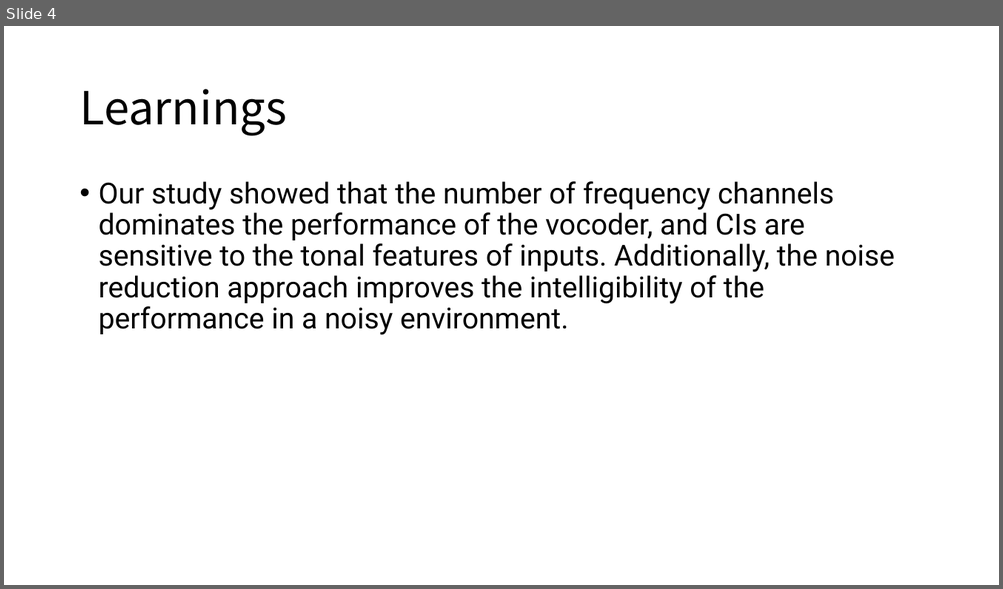
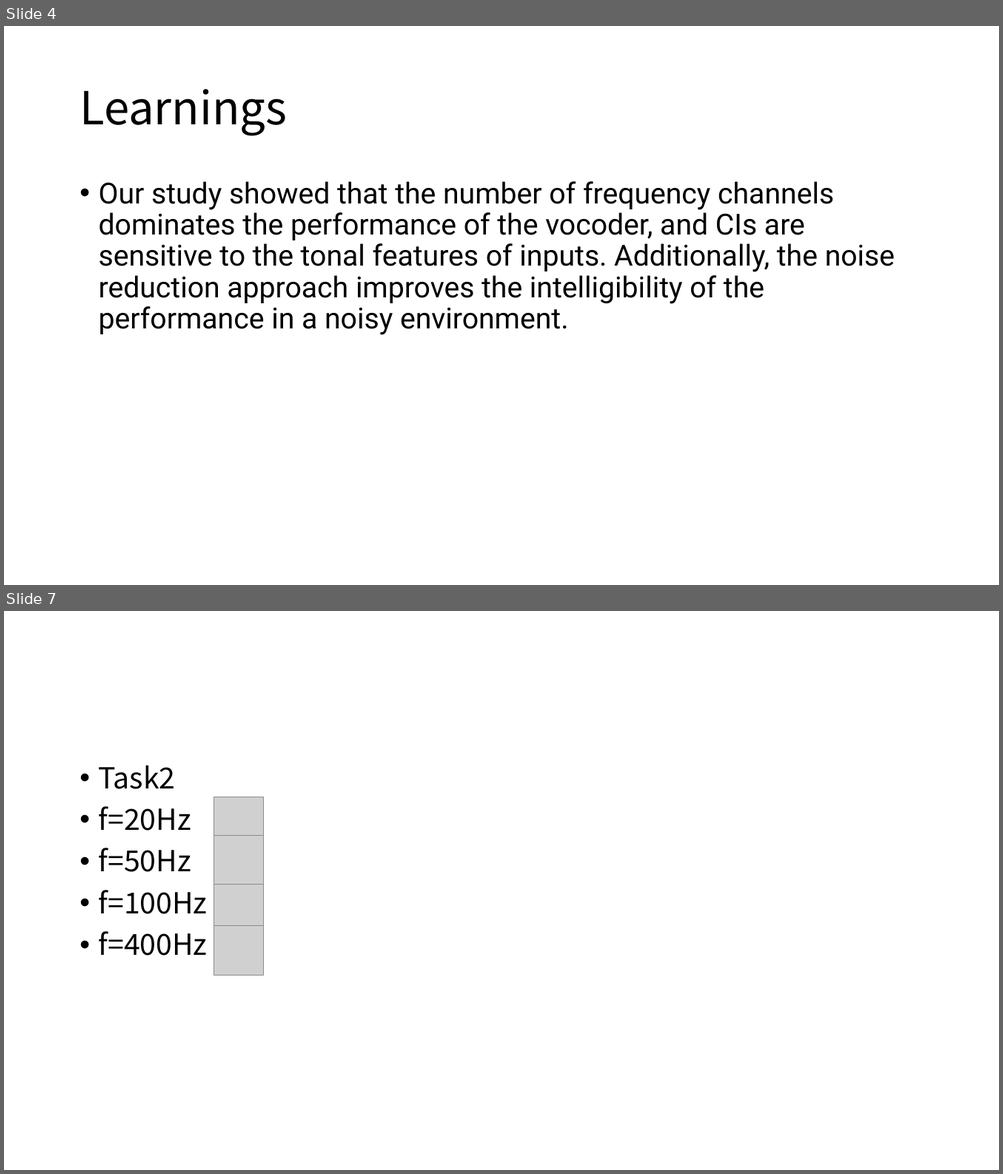
Before and after one commit to ASSANDHOLE/Signal-System_Project, a slide deck: Project1/Speech Synthesis And Perception With Envelope Cue.pptx. Shown one above the other, each under a label of ours: slide 4 before the commit, slides 4 and 7 after it; the slides between them are not shown. The pictures are 1003x589 and 1003x1174 pixels, drawn with LibreOffice and Linux fonts; fonts in the diff are those of the drawing; grey boxes stand for pictures. Boxes give left, top, right and bottom in pixels: in the first picture for what was removed or moved away, otherwise in the second. Text is boxed around its words. In the diff, an @@ line names an element or a change of style, - is before the commit and + after.

```diff
--- a/Project1/Speech Synthesis And Perception With Envelope Cue.pptx
+++ b/Project1/Speech Synthesis And Perception With Envelope Cue.pptx
@@ slide 7 added at bbox=[4, 611, 999, 1170], background #FFFFFF @@
@@ text added at bbox=[99, 765, 208, 956], 28 pt, text #000000 @@
+• Task2
+• f=20Hz
+• f=50Hz
+• f=100Hz
+• f=400Hz
@@ picture added at bbox=[213, 797, 264, 848] @@
@@ picture added at bbox=[213, 835, 264, 886] @@
@@ picture added at bbox=[213, 884, 264, 934] @@
@@ picture added at bbox=[213, 925, 264, 976] @@
```
Also in this commit, not shown: 5 slides changed, 8 other slides added, 1 slide removed.
